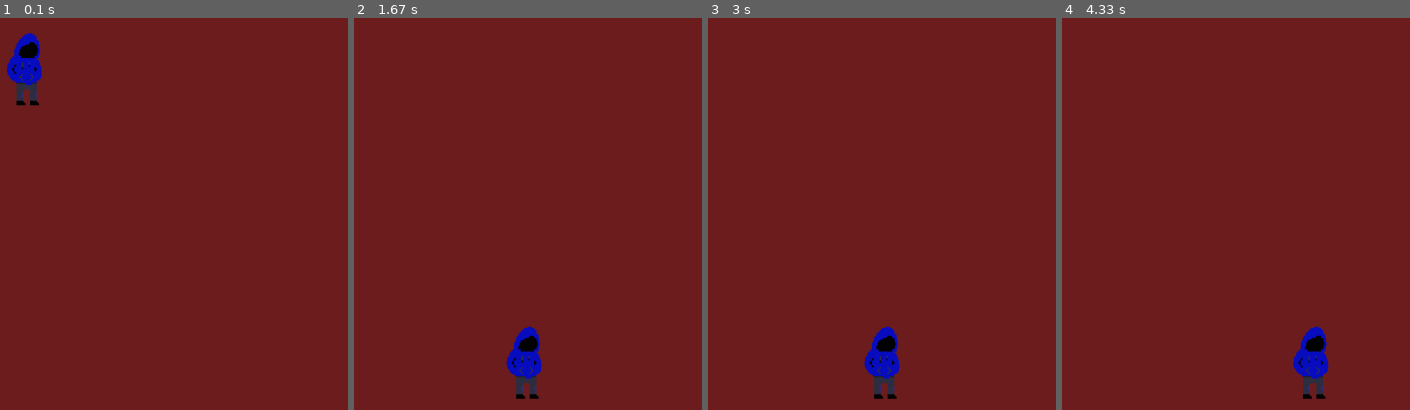
Above: before the commit, frames 1-4 (left to right).
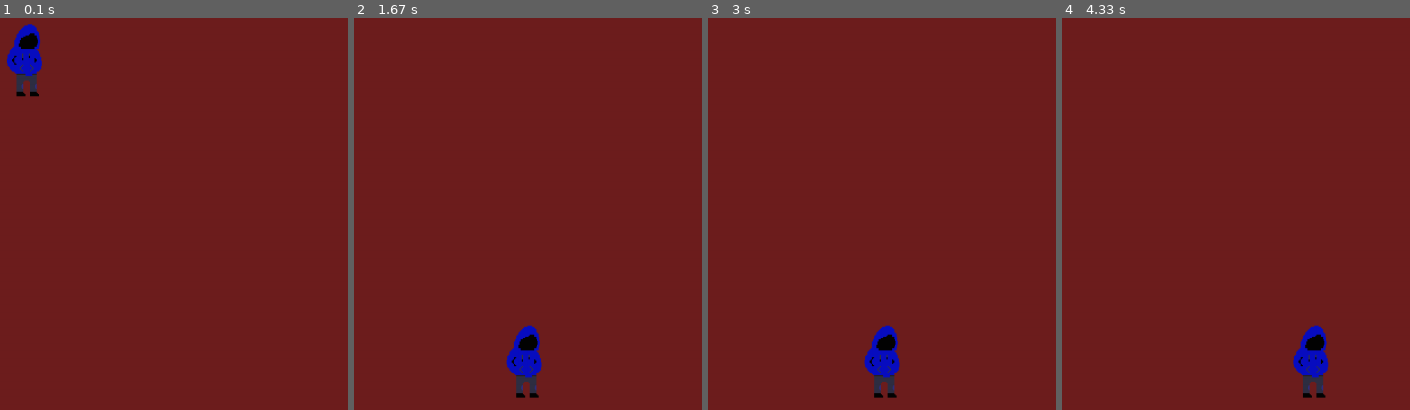
Above: after the commit, the same moments.

Repository: andrew-kula931/Programs
Game: pygame game, started from PyGame/run.py
The game is run twice, just before and just after one commit, with the same random seed, the same clock (stepped at 60 frames per second) and the same inputs.
Inputs:
- Up to frame 1 (0.1 s): no input
- Up to frame 2 (1.67 s): hold D 0.33-0.8 s; hold D 0.83-1.3 s; hold A from 1.33 s (still down)
- Up to frame 3 (3 s): release A at 1.87 s; hold A 1.9-2.3 s; hold D 2.33-2.97 s
- Up to frame 4 (4.33 s): hold A 3-3.47 s; hold D 3.5-3.97 s; hold D from 4 s (still down)

The runs differ from the first frame. In frame 1, 1.1% of the frame differs, in the area x 2-13%, y 1-23%; in frame 2, 0.3%; in frame 3, 0.3%; in frame 4, 0.3%.

Commit message:
added gravity (beta)

Diff:
--- a/PyGame/run.py
+++ b/PyGame/run.py
@@ -36,9 +36,6 @@
             self.movement = [0,0]
             self.player.render(self.screen)
 
-            if (self.player.pos[1] < 750):
-                self.movement[1] += 6
-
             keys = pygame.key.get_pressed()
             if keys[pygame.K_SPACE]:
                 self.movement[1] -= 20
--- a/PyGame/scripts/player.py
+++ b/PyGame/scripts/player.py
@@ -8,10 +8,18 @@
         self.velocity = [0, 0]
 
     def update(self, movement=(0,0)):
+
+        if (self.pos[1] < 750):
+            self.velocity[1] = min(30, self.velocity[1] + .7)
+        else:
+            self.velocity[1] = 0
+            self.pos[1] = 750
+
         frame_movement = (movement[0] + self.velocity[0], movement[1] + self.velocity[1])
 
         self.pos[0] += frame_movement[0]
         self.pos[1] += frame_movement[1]
 
+
     def render(self, surf):
         surf.blit(self.game.assets['player'], self.pos)
